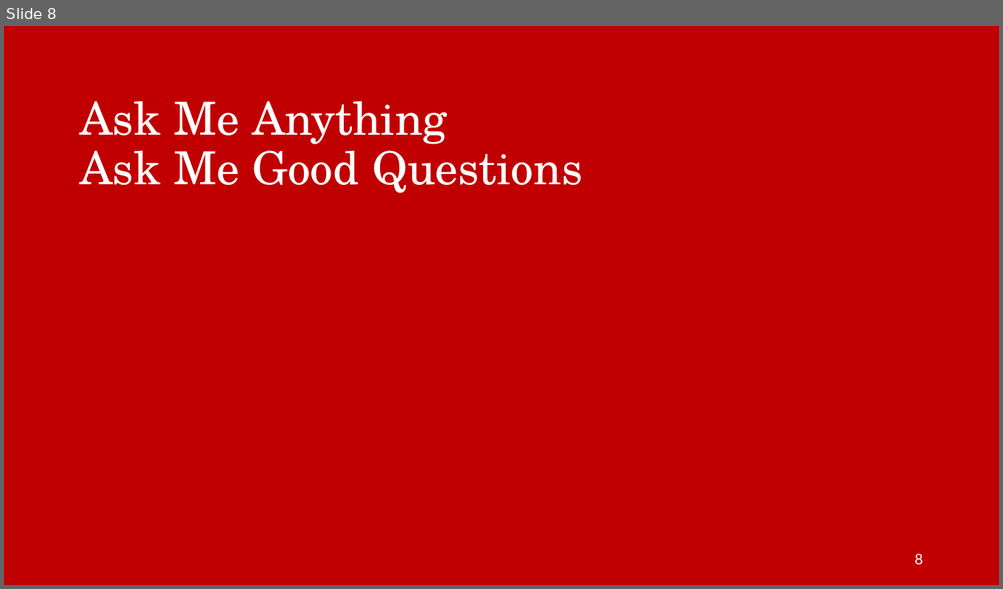
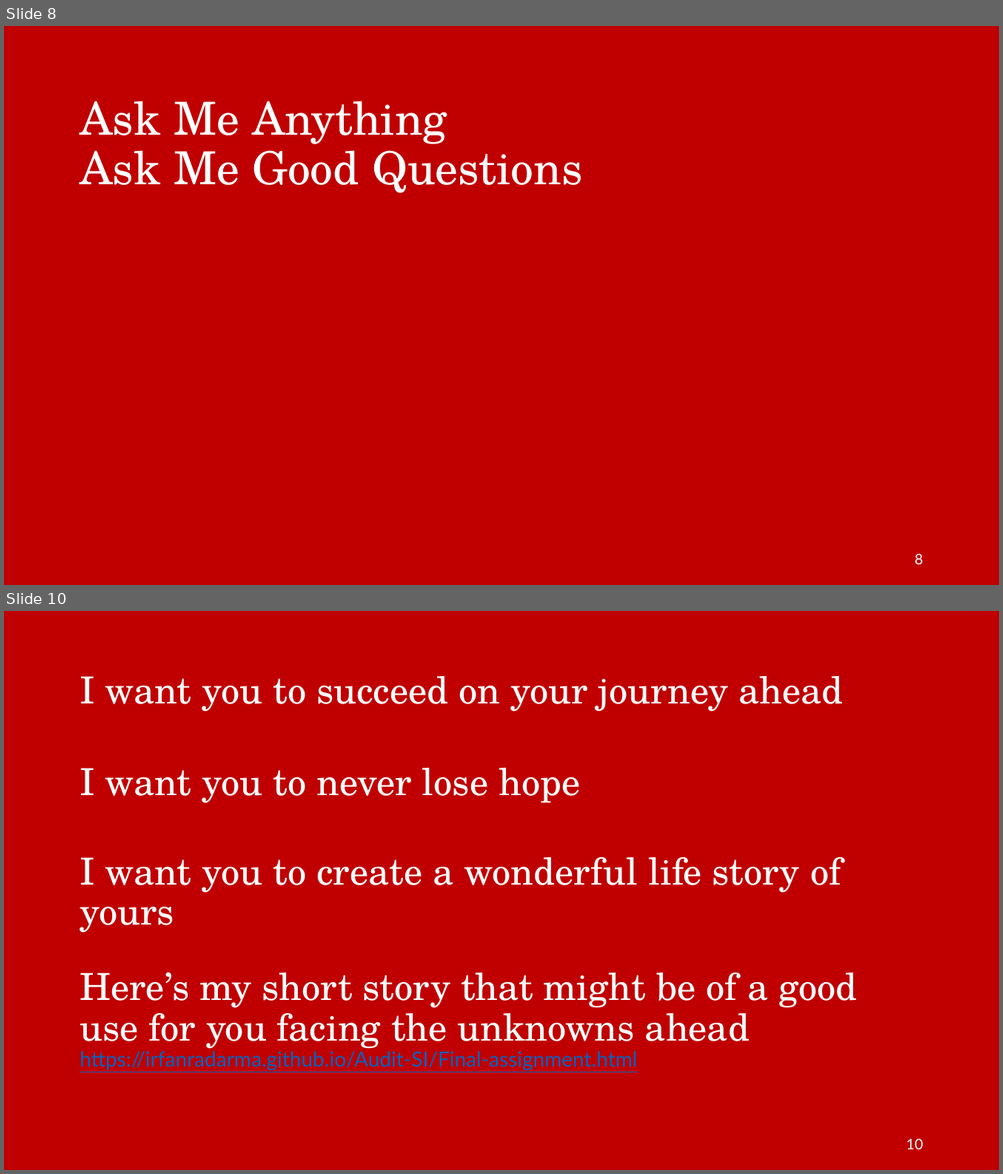
Before and after one commit to irfanradarma/Audit-SI, a slide deck: Slides/15. Laporan Audit.pptx. Shown one above the other, each under a label of ours: slide 8 before the commit, slides 8 and 10 after it; the slides between them are not shown. The pictures are 1003x589 and 1003x1174 pixels, drawn with LibreOffice and Linux fonts; fonts in the diff are those of the drawing; background and template pictures are left out. Boxes give left, top, right and bottom in pixels: in the first picture for what was removed or moved away, otherwise in the second. Text is boxed around its words. In the diff, an @@ line names an element or a change of style, - is before the commit and + after.

```diff
--- a/Slides/15. Laporan Audit.pptx
+++ b/Slides/15. Laporan Audit.pptx
@@ slide 10 added at (4, 611, 999, 1170), background picture (left out) @@
@@ title added at (79, 676, 843, 712), 36 pt, text #FFFFFF @@
+I want you to succeed on your journey ahead
@@ text added at (79, 768, 580, 803), 36 pt, text #FFFFFF @@
+I want you to never lose hope
@@ text added at (79, 857, 841, 933), 36 pt, text #FFFFFF @@
+I want you to create a wonderful life story of yours
@@ text added at (79, 972, 856, 1071), 36 pt, text #FFFFFF @@
+Here’s my short story that might be of a good use for you facing the unknowns ahead
+https://irfanradarma.github.io/Audit-SI/Final-assignment.html
@@ page number added at (906, 1139, 923, 1150), 14 pt, text #FFFFFF @@
+10
```
Also in this commit, not shown: 1 other slide added, 1 other file.
